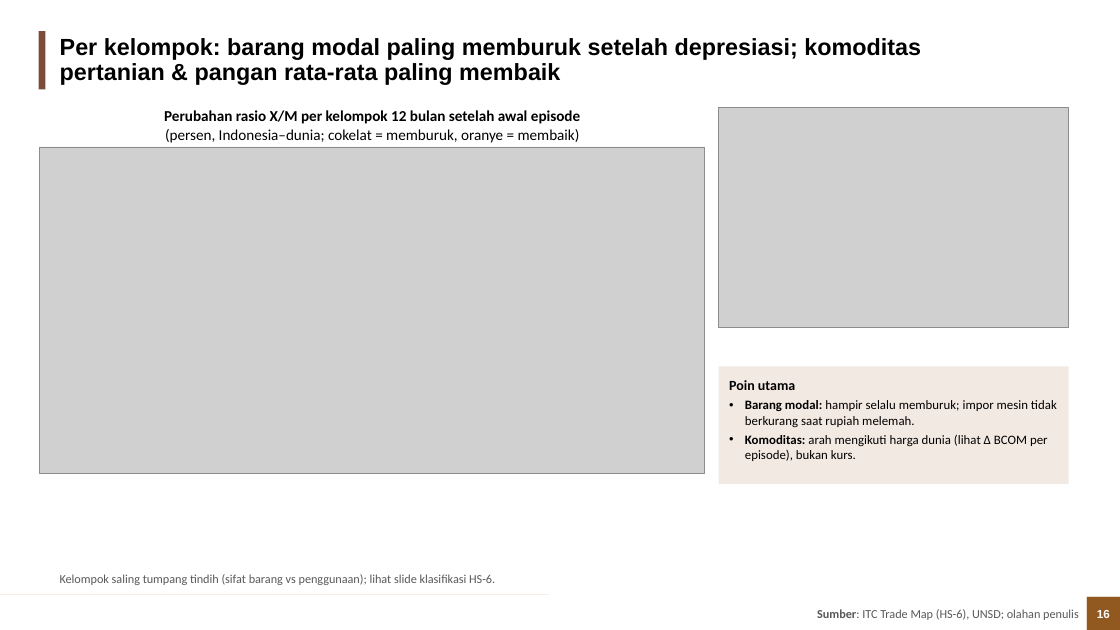
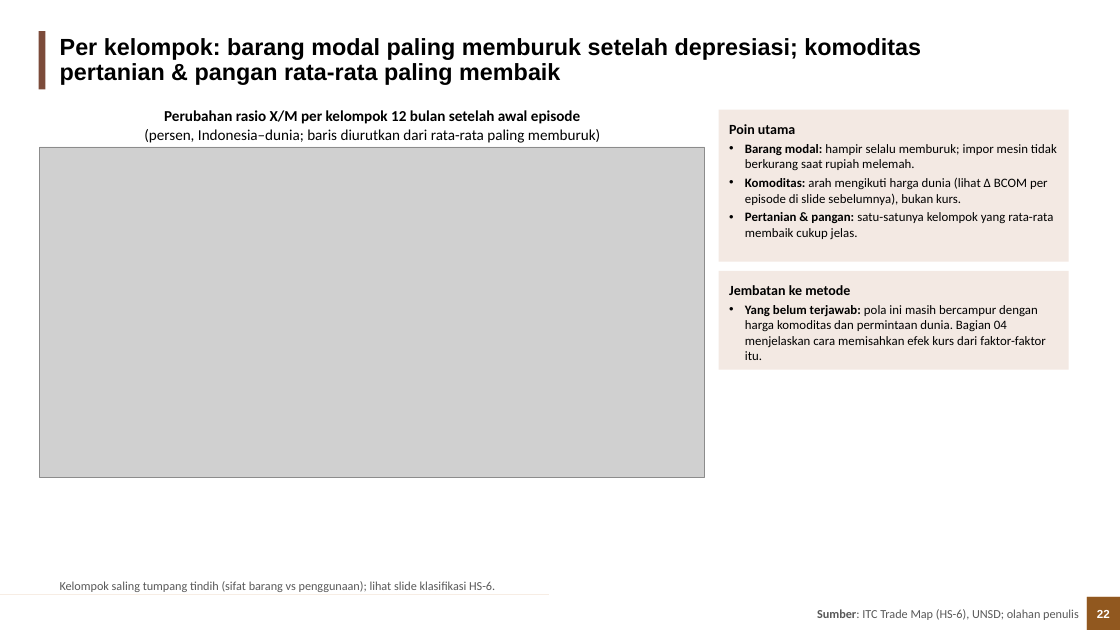
Before and after one commit to muhamadhaikal128/Pengaruh-Depresiasi-Rupiah-Terhadap-Trade-Balance, a slide deck: slide 22 of Haikal/output/3_ppt/Depresiasi_Rupiah_Trade_Balance.pptx (slide 16 before the commit). Drawn at 1120x630 pixels with LibreOffice and Linux fonts; fonts in the diff are those of the drawing; grey boxes stand for pictures; background and template pictures are left out. Boxes give left, top, right and bottom in pixels: in the first picture for what was removed or moved away, otherwise in the second. Text is boxed around its words. In the diff, an @@ line names an element or a change of style, - is before the commit and + after.

Commit message:
Haikal: dekomposisi harga vs volume (kuantitas HS-6), uji Marshall-Lerner dengan volume, PPT disusun ulang

```diff
--- a/Haikal/output/3_ppt/Depresiasi_Rupiah_Trade_Balance.pptx
+++ b/Haikal/output/3_ppt/Depresiasi_Rupiah_Trade_Balance.pptx
@@ rectangle "Poin utama": place and size @@
-rectangle "Poin utama" at <box>719,366,1070,484</box>
+rectangle "Poin utama" at <box>719,110,1070,262</box>
@@ picture removed at <box>719,108,1070,329</box> @@
@@ picture: place and size @@
-picture at <box>39,147,705,473</box>
+picture at <box>39,147,705,477</box>
@@ text at <box>144,129,600,143</box>: text changed @@
-(persen, Indonesia–dunia; cokelat = memburuk, oranye = membaik)
+(persen, Indonesia–dunia; baris diurutkan dari rata-rata paling memburuk)
@@ text in rectangle at <box>745,178,1053,239</box>: text changed @@
-• Komoditas: arah mengikuti harga dunia (lihat Δ BCOM per episode), bukan kurs.
+• Komoditas: arah mengikuti harga dunia (lihat Δ BCOM per episode di slide sebelumnya), bukan kurs.
+• Pertanian & pangan: satu-satunya kelompok yang rata-rata membaik cukup jelas.
@@ rectangle added at <box>719,271,1070,371</box>, fill #F3E9E3, 11 pt, text #000000 @@
+Jembatan ke metode
+• Yang belum terjawab: pola ini masih bercampur dengan harga komoditas dan permintaan dunia. Bagian 04 menjelaskan cara memisahkan efek kurs dari faktor-faktor itu.
@@ text "Kelompok saling tumpang tindih (sifat ...": place and size @@
-text "Kelompok saling tumpang tindih (sifat ..." at <box>60,574,495,585</box>
+text "Kelompok saling tumpang tindih (sifat ..." at <box>60,581,495,592</box>
@@ page number at <box>1097,610,1110,618</box>: text changed @@
-16
+22
```
Also in this commit, not shown: 31 other slides changed, 13 slides added, 5 slides removed, 29 other files.
